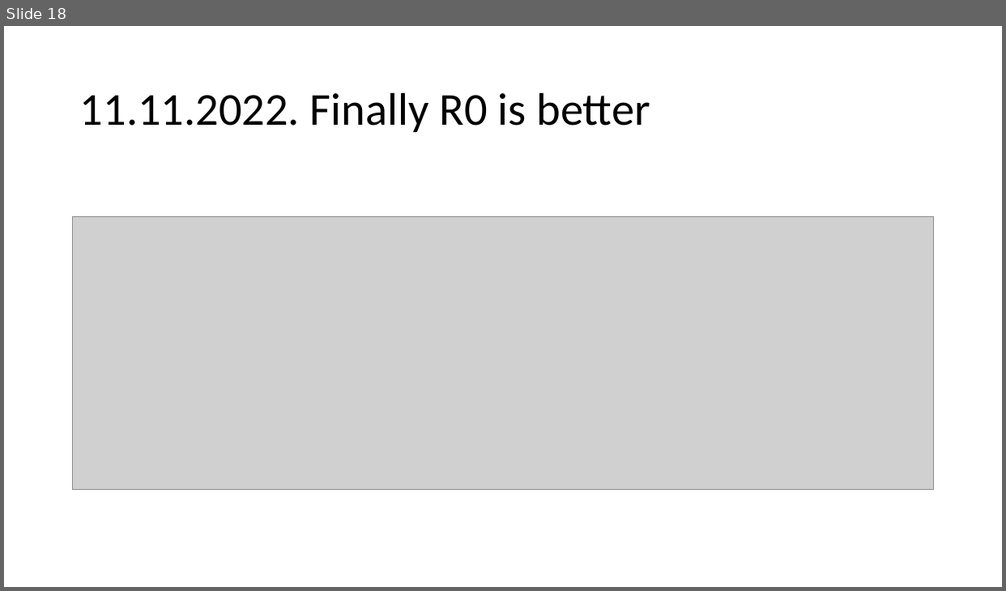
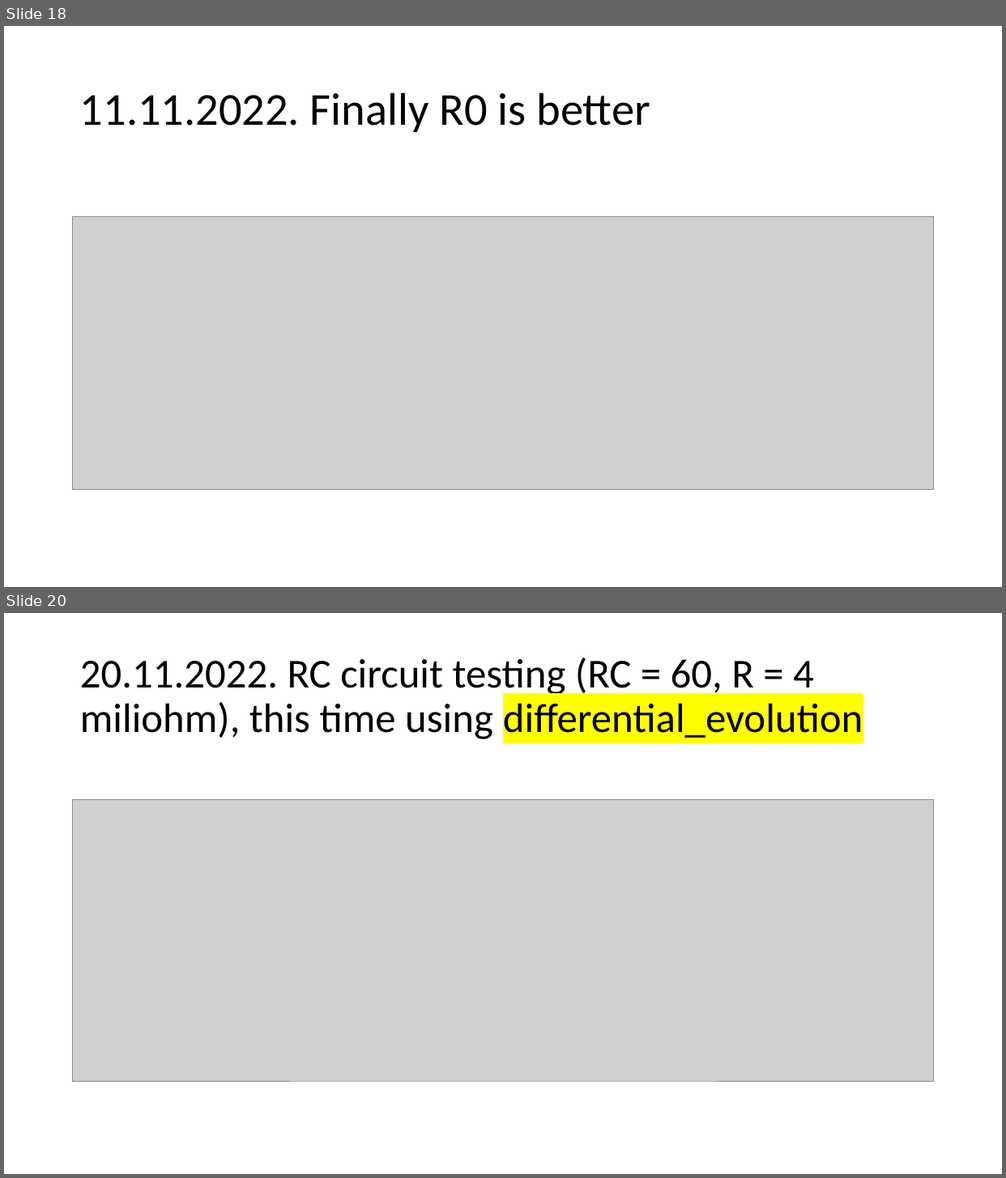
Before and after one commit to novakovicluka97/battery_parameter_parsing, a slide deck: Docs/Typhoon model through time.pptx. Shown one above the other, each under a label of ours: slide 18 before the commit, slides 18 and 20 after it; the slides between them are not shown. The pictures are 1006x591 and 1006x1178 pixels, drawn with LibreOffice and Linux fonts; fonts in the diff are those of the drawing; grey boxes stand for pictures. Boxes give left, top, right and bottom in pixels: in the first picture for what was removed or moved away, otherwise in the second. Text is boxed around its words. In the diff, an @@ line names an element or a change of style, - is before the commit and + after.

Commit message:
Added two alternatives to the SISOSubid function and thus two more methods of finding variables R0, R1 and C1 (RC). differential_evolution gives fantastic results but takes a little longer. Error is now lower than ever. Needs to be tested with hysteresis.
Otherwise, small reformatting in measure_error.py and model. measure_error.py is still not giving good results but that is secondary.

```diff
--- a/Docs/Typhoon model through time.pptx
+++ b/Docs/Typhoon model through time.pptx
@@ slide 20 added at box(4, 613, 1002, 1174), background #FFFFFF @@
@@ title added at box(80, 658, 863, 739), 39.6 pt, text #000000 @@
+20.11.2022. RC circuit testing (RC = 60, R = 4 miliohm), this time using differential_evolution
@@ picture added at box(73, 800, 934, 1082) @@
```
Also in this commit, not shown: 1 slide changed, 7 other files.
